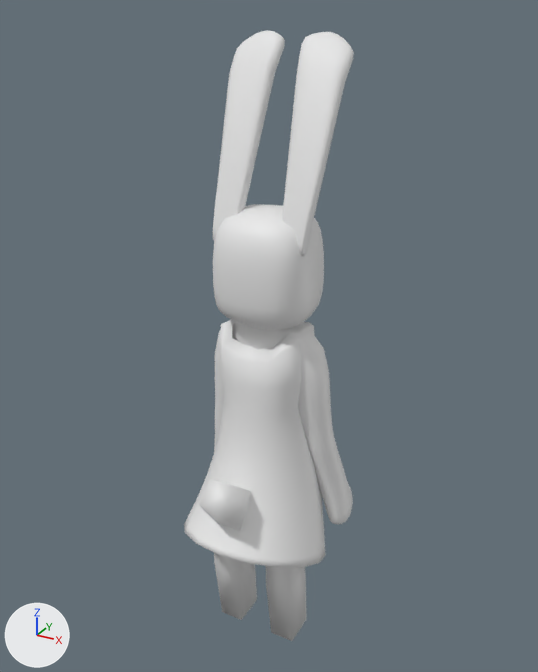
Renders of the FBX model Assets/Game/Art/Source/bunny/SM_bunny.fbx from each side of a commit.
Rendered twice from a 50 mm lens placed at (1.57, -2.8, 3.12), pointed at (0.01, 0.04, 1.7). Arrows for +X, +Y and +Z are at lower left; the lights stay in place. Where no turn or scale is listed for an object, it has been applied to the vertices.

In view in the first picture: 'SM_bunny'.
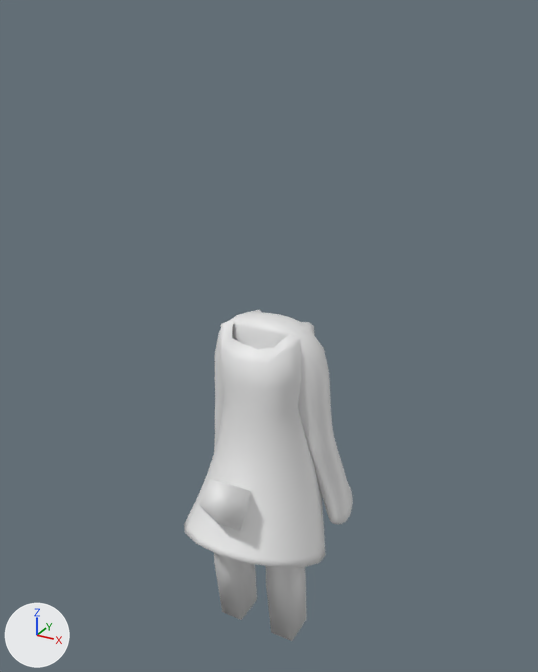
Patch to the scene script:
```diff
--- a/Assets/Game/Art/Source/bunny/SM_bunny.fbx.py
+++ b/Assets/Game/Art/Source/bunny/SM_bunny.fbx.py
@@ me_cube_007 @@
 me_cube_007.from_pydata(...)  # 1460 vertices, 1433 faces; spans x -0.4..0.4, y -0.49..0.38, z 0.0..3.03
 # used by ob_sm_bunny; location = (0.0, 0.0, 0.0)
+# me_cube_007 part 1: the loose piece of 258 vertices spanning x -0.24..0.24, y -0.16..0.38, z 1.76..2.31 is deleted
+# me_cube_007 part 2: the loose piece of 186 vertices spanning x -0.28..-0.04, y -0.06..0.34, z 2.15..3.03 is deleted
+# me_cube_007 part 3: the loose piece of 186 vertices spanning x 0.04..0.28, y -0.06..0.34, z 2.15..3.03 is deleted
```

Pixel boxes (x1, y1, x2, y2) of what changed, in the pictures (538 x 672 px):
'SM_bunny', reshaped (46% shorter)
    before: (184, 30, 354, 641)
    after: (184, 310, 353, 641)
part 1 of me_cube_007, deleted
    before: (213, 204, 324, 330)
part 2 of me_cube_007, deleted
    before: (213, 30, 285, 241)
part 3 of me_cube_007, deleted
    before: (282, 32, 354, 256)
